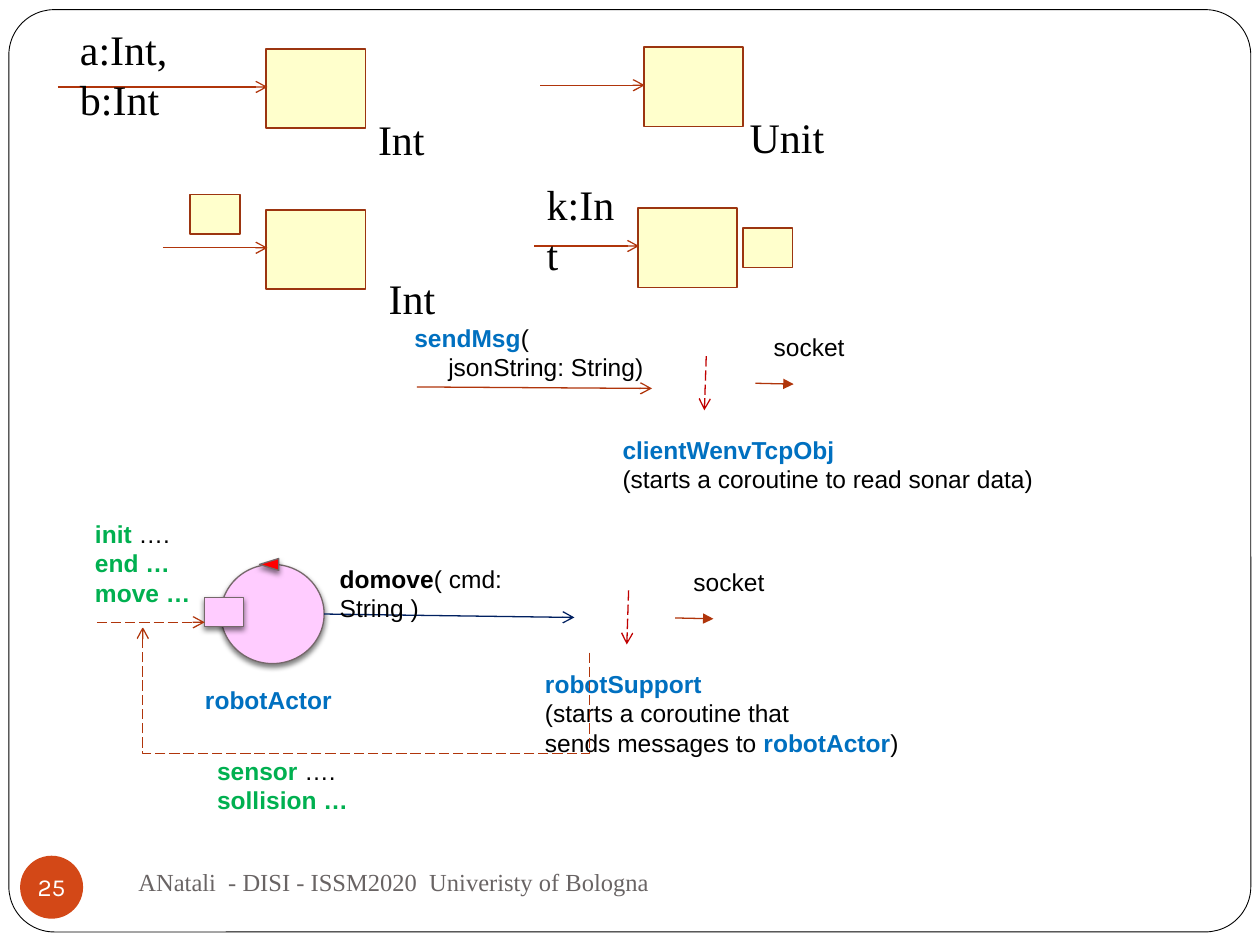
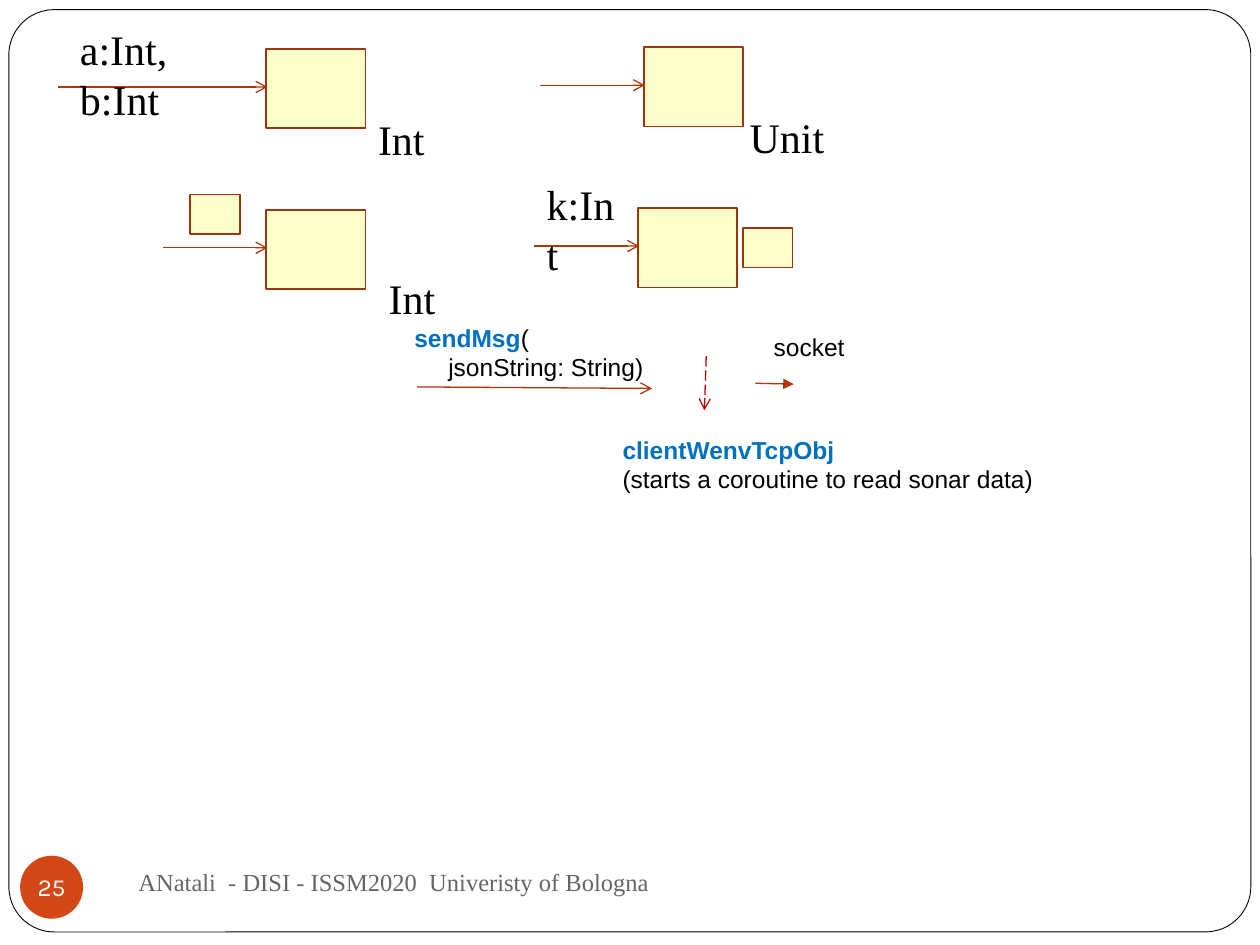
Before and after one commit to anatali/iss2020LabBo, a slide deck: slide 25 of it.unibo.issLabStart/userDocs/ISSM2020.pptx. Drawn at 1260x945 pixels with LibreOffice and Linux fonts; fonts in the diff are those of the drawing; background and template pictures are left out. Boxes give left, top, right and bottom in pixels: in the first picture for what was removed or moved away, otherwise in the second. Text is boxed around its words. In the diff, an @@ line names an element or a change of style, - is before the commit and + after.

```diff
--- a/it.unibo.issLabStart/userDocs/ISSM2020.pptx
+++ b/it.unibo.issLabStart/userDocs/ISSM2020.pptx
@@ text removed at bbox=[95, 525, 159, 603] @@
-init ….
-end …
-move …
@@ ellipse removed at bbox=[220, 564, 324, 664] @@
@@ triangle removed at bbox=[260, 558, 278, 570] @@
@@ ellipse removed at bbox=[127, 595, 158, 626] @@
@@ rectangle removed at bbox=[204, 597, 243, 626] @@
@@ text removed at bbox=[340, 570, 502, 622] @@
-domove( cmd: String )
@@ arrow removed from (629, 591) to (626, 645) @@
@@ text removed at bbox=[693, 573, 764, 592] @@
-socket
@@ arrow removed from (97, 622) to (204, 622) @@
@@ elbow arrow removed from (590, 653) to (142, 627) @@
@@ arrow removed from (324, 614) to (575, 617) @@
@@ arrow removed from (675, 617) to (713, 619) @@
@@ text removed at bbox=[545, 673, 898, 757] @@
-robotSupport
-(starts a coroutine that
-sends messages to robotActor)
@@ text removed at bbox=[205, 691, 332, 710] @@
-robotActor
@@ text removed at bbox=[217, 766, 316, 810] @@
-sensor ….
-sollision …
```
Also in this commit, not shown: 2 slides added, 5 other files.
